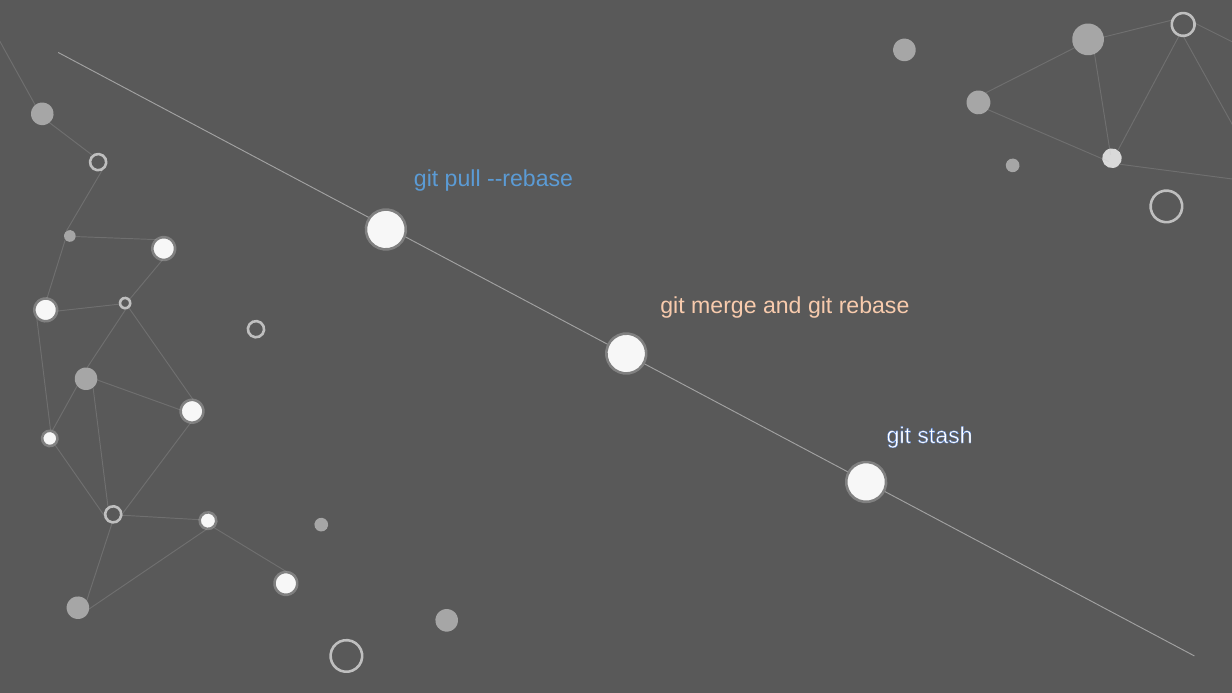
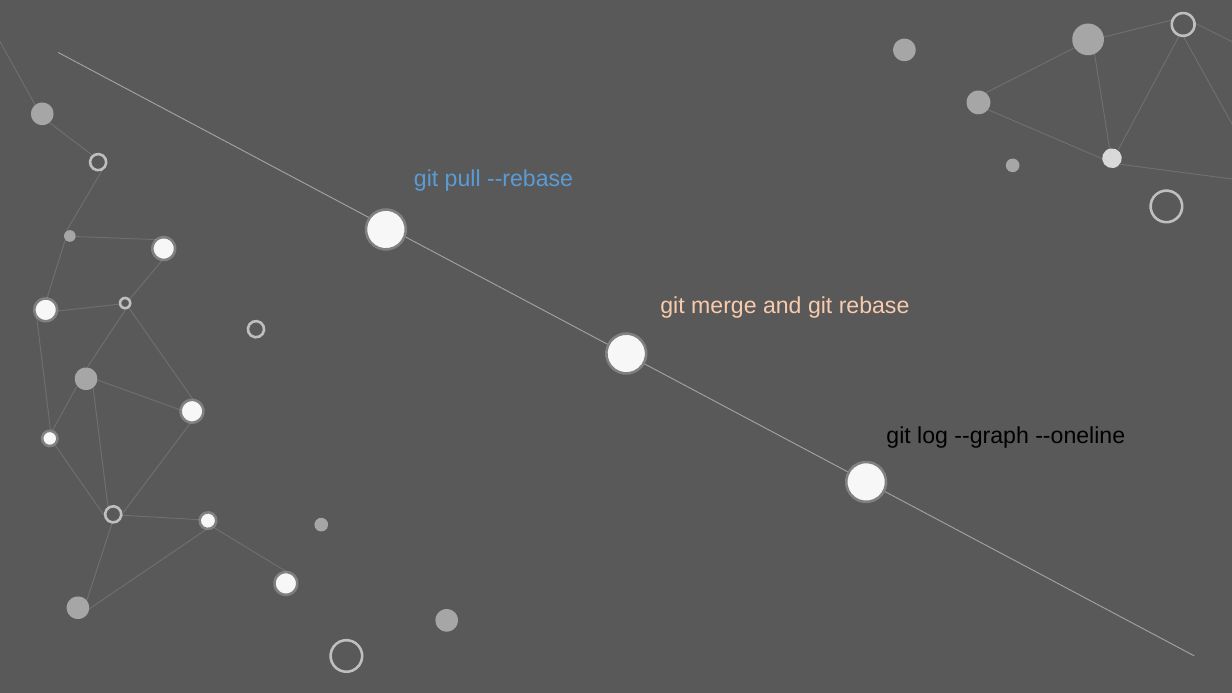
Before and after one commit to SteveJeson/learngit, a slide deck: slide 4 of GIT进阶.pptx. Drawn at 1232x693 pixels with LibreOffice and Linux fonts; fonts in the diff are those of the drawing. Boxes give left, top, right and bottom in pixels: in the first picture for what was removed or moved away, otherwise in the second. Text is boxed around its words. In the diff, an @@ line names an element or a change of style, - is before the commit and + after.

```diff
--- a/GIT进阶.pptx
+++ b/GIT进阶.pptx
@@ text at (886, 426, 1125, 448): text changed; text colour #FFFFFF to #000000 @@
-git stash
+git log --graph --oneline
```
Also in this commit, not shown: 1 other slide changed, 1 slide removed, 1 other file.
